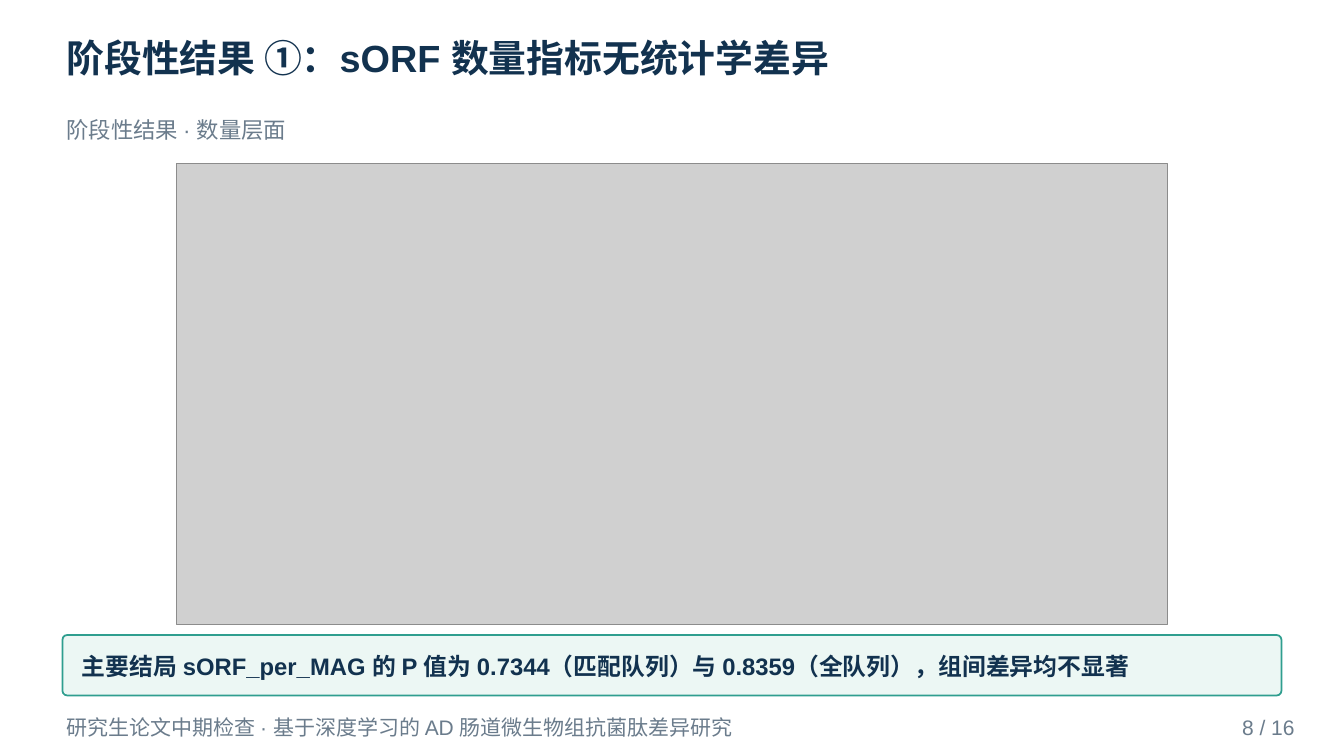
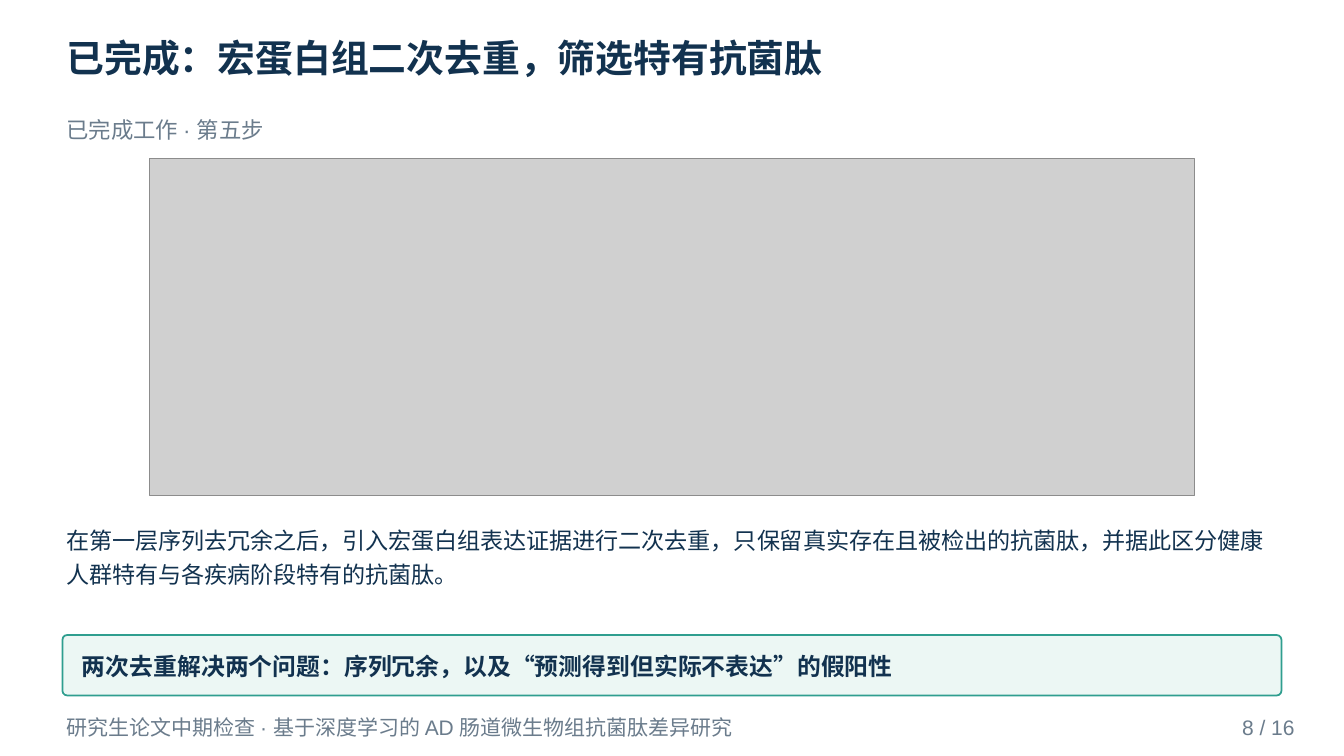
Before and after one commit to mqgg5630-cyber/zhongqi, a slide deck: slide 8 of deliverable/中期答辩.pptx. Drawn at 1344x756 pixels with LibreOffice and Linux fonts; fonts in the diff are those of the drawing; grey boxes stand for pictures. Boxes give left, top, right and bottom in pixels: in the first picture for what was removed or moved away, otherwise in the second. Text is boxed around its words. In the diff, an @@ line names an element or a change of style, - is before the commit and + after.

```diff
--- a/deliverable/中期答辩.pptx
+++ b/deliverable/中期答辩.pptx
@@ text at (67, 39, 823, 77): text changed @@
-阶段性结果 ①：sORF 数量指标无统计学差异
+已完成：宏蛋白组二次去重，筛选特有抗菌肽
@@ text at (67, 119, 264, 140): text changed @@
-阶段性结果 · 数量层面
+已完成工作 · 第五步
@@ picture: place and size @@
-picture at (176, 163, 1168, 625)
+picture at (149, 158, 1195, 496)
@@ text added at (67, 529, 1264, 585), 16.5 pt, text #12324F @@
+在第一层序列去冗余之后，引入宏蛋白组表达证据进行二次去重，只保留真实存在且被检出的抗菌肽，并据此区分健康人群特有与各疾病阶段特有的抗菌肽。
@@ text in rounded rectangle at (82, 654, 893, 678): text changed @@
-主要结局 sORF_per_MAG 的 P 值为 0.7344（匹配队列）与 0.8359（全队列），组间差异均不显著
+两次去重解决两个问题：序列冗余，以及“预测得到但实际不表达”的假阳性
```
Also in this commit, not shown: 12 other slides changed, 1 slide added, 1 slide removed, 24 other files.
